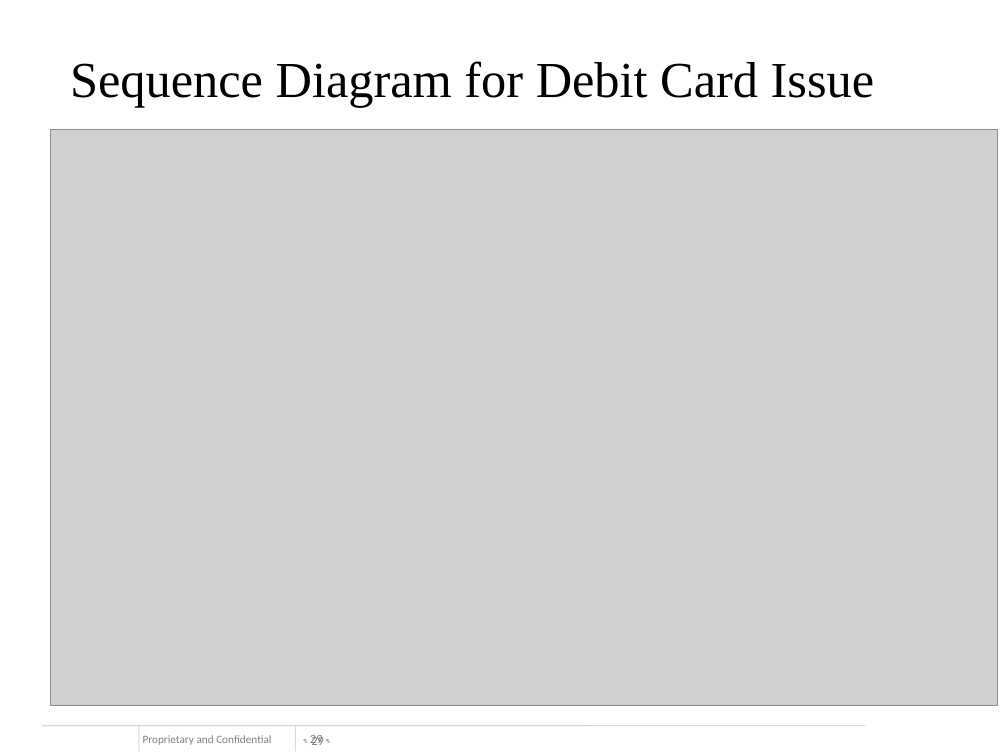
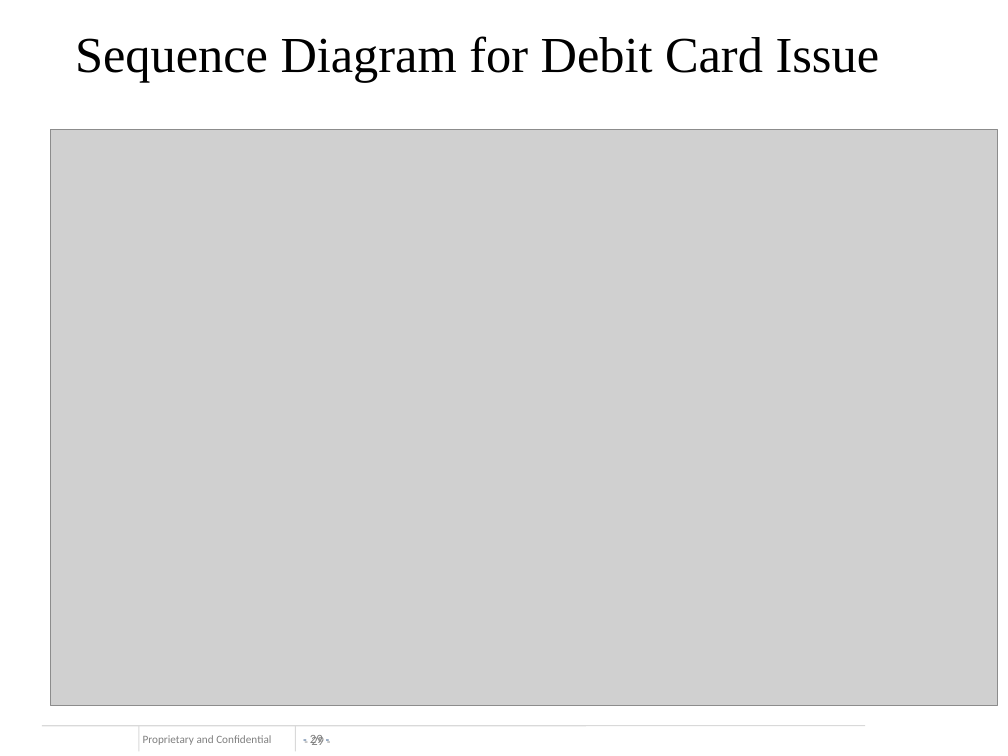
Before and after one commit to asing472/SPRINT3-KE-BAAD, a slide deck: slide 29 of pptE.ppt. Drawn at 1008x756 pixels with LibreOffice and Linux fonts; fonts in the diff are those of the drawing; grey boxes stand for pictures; background and template pictures are left out. Boxes give left, top, right and bottom in pixels: in the first picture for what was removed or moved away, otherwise in the second. Text is boxed around its words. In the diff, an @@ line names an element or a change of style, - is before the commit and + after.

```diff
--- a/pptE.ppt
+++ b/pptE.ppt
@@ text "Sequence Diagram for Debit Card ...": place and size @@
-text "Sequence Diagram for Debit Card ..." at [70, 61, 875, 107]
+text "Sequence Diagram for Debit Card ..." at [75, 36, 880, 82]
```
